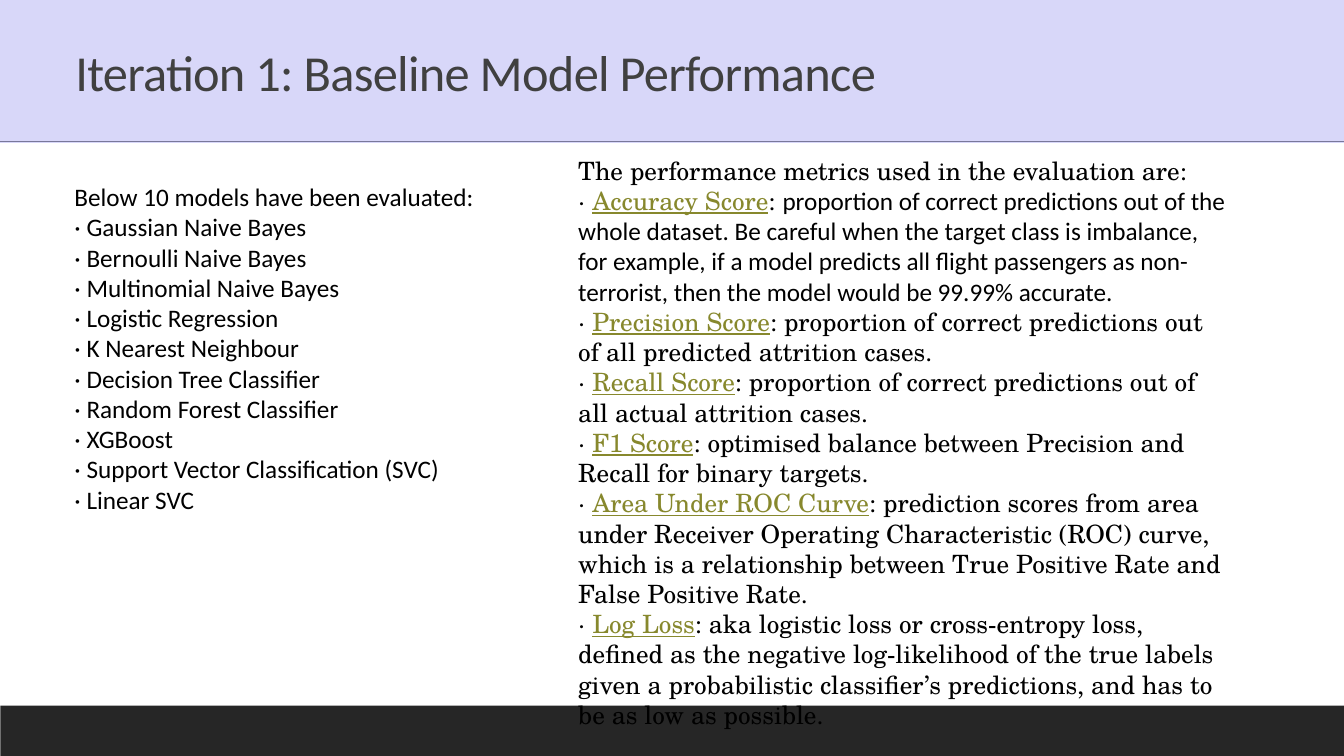
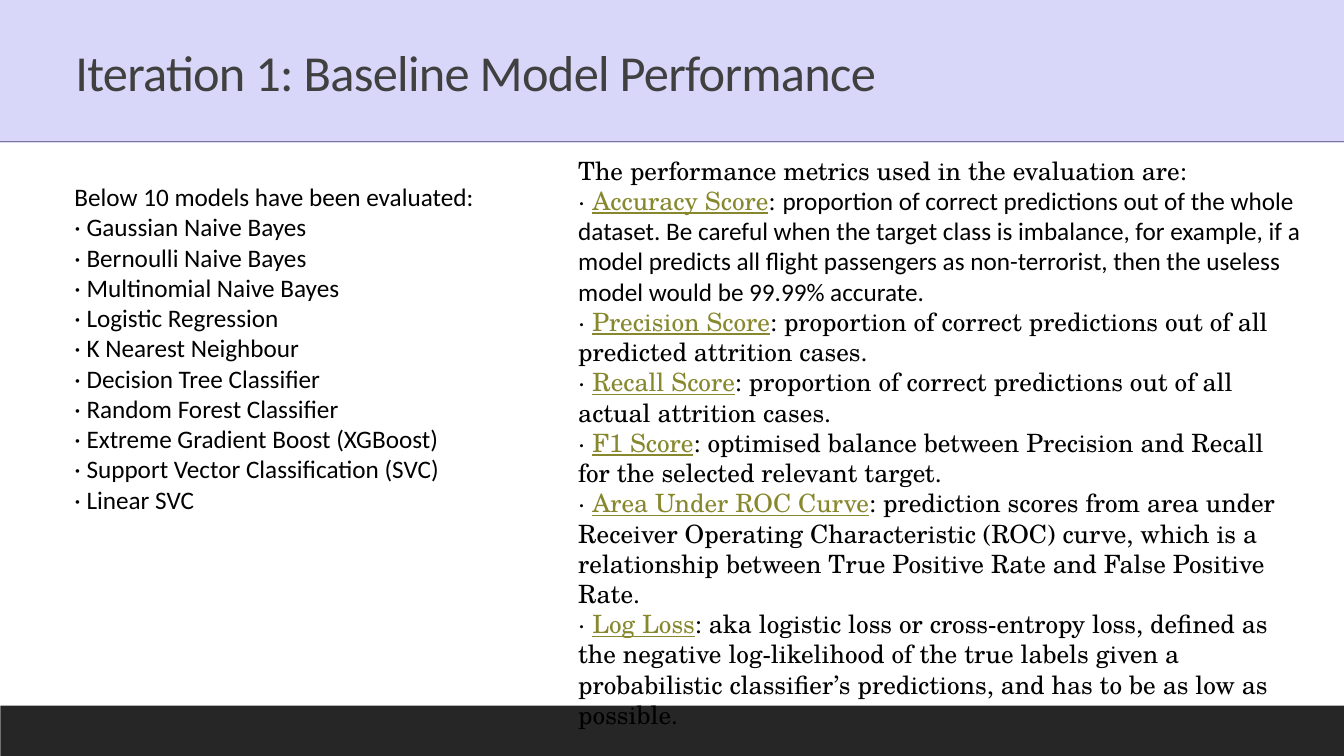
Before and after one commit to JNYH/employee_attrition, a slide deck: slide 4 of employee_attrition.pptx. Drawn at 1344x756 pixels with LibreOffice and Linux fonts; fonts in the diff are those of the drawing. Boxes give left, top, right and bottom in pixels: in the first picture for what was removed or moved away, otherwise in the second. Text is boxed around its words. In the diff, an @@ line names an element or a change of style, - is before the commit and + after.

```diff
--- a/employee_attrition.pptx
+++ b/employee_attrition.pptx
@@ text at [578,161,1300,695]: text changed @@
-The performance metrics used in the evaluation are:
-· Accuracy Score: proportion of correct predictions out of the whole dataset. Be careful when the target class is imbalance, for example, if a model predicts all flight passengers as non-terrorist, then the model would be 99.99% accurate.
-· Precision Score: proportion of correct predictions out of all predicted attrition cases.
-· Recall Score: proportion of correct predictions out of all actual attrition cases.
-· F1 Score: optimised balance between Precision and Recall for binary targets.
-· Area Under ROC Curve: prediction scores from area under Receiver Operating Characteristic (ROC) curve, which is a relationship between True Positive Rate and False Positive Rate.
-· Log Loss: aka logistic loss or cross-entropy loss, defined as the negative log-likelihood of the true labels given a probabilistic classifier’s predictions, and has to be as low as possible.
+The performance metrics used in the evaluation are:
+· Accuracy Score: proportion of correct predictions out of the whole dataset. Be careful when the target class is imbalance, for example, if a model predicts all flight passengers as non-terrorist, then the useless model would be 99.99% accurate.
+· Precision Score: proportion of correct predictions out of all predicted attrition cases.
+· Recall Score: proportion of correct predictions out of all actual attrition cases.
+· F1 Score: optimised balance between Precision and Recall for the selected relevant target.
+· Area Under ROC Curve: prediction scores from area under Receiver Operating Characteristic (ROC) curve, which is a relationship between True Positive Rate and False Positive Rate.
+· Log Loss: aka logistic loss or cross-entropy loss, defined as the negative log-likelihood of the true labels given a probabilistic classifier’s predictions, and has to be as low as possible.
@@ text at [87,429,439,509]: text changed @@
-· XGBoost
-· Support Vector Classification (SVC)
-· Linear SVC
+· Extreme Gradient Boost (XGBoost)
+· Support Vector Classification (SVC)
+· Linear SVC
```
Also in this commit, not shown: 4 other slides changed.
